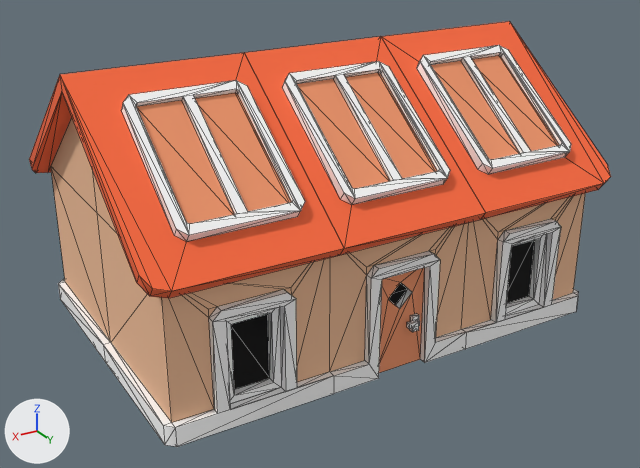
Before and after pictures for a commit that changed the glTF model assets/kenney/citysuburban/building-type-h.glb.
One viewpoint serves both versions: a camera (50 mm lens) standing at (1.151, 1.941, 1.183) and looking at (0.019, 0.054, 0.239). Lighting does not change. The marker at lower left points along +X, +Y and +Z. The older version comes first. Mesh edges are drawn as thin lines. Vertices at exactly the same position are counted once.

Objects in the first picture: 'building-type-h'.
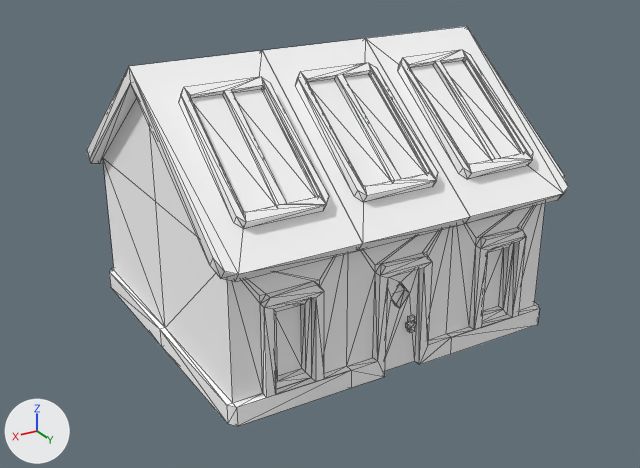
Where the change shows, as pixel boxes (x1, y1, x2, y2) in the pictures (640 x 468 px; the box of a moved part takes in the faces that stretch with it):
'building-type-h', reshaped, recoloured (lighter, 17% narrower, 6% shorter): before (29, 21, 611, 447); after (87, 26, 568, 426)
part 1 of me_building_type_h, moved or reshaped: before (417, 45, 571, 174); after (398, 50, 533, 179)
part 2 of me_building_type_h, moved or reshaped: before (282, 61, 450, 205); after (295, 63, 438, 202)
part 3 of me_building_type_h, moved or reshaped: before (122, 80, 305, 241); after (179, 77, 329, 229)
part 4 of me_building_type_h, moved or reshaped: before (226, 307, 281, 404); after (274, 299, 311, 389)
part 5 of me_building_type_h, moved or reshaped: before (410, 314, 419, 332); after (407, 315, 415, 333)
part 6 of me_building_type_h, added: after (406, 320, 416, 329)
part 7 of me_building_type_h, moved or reshaped: before (381, 21, 611, 220); after (365, 26, 568, 223)
part 8 of me_building_type_h, moved or reshaped: before (29, 53, 344, 298); after (87, 51, 363, 282)
part 9 of me_building_type_h, moved or reshaped: before (245, 37, 486, 255); after (262, 38, 470, 250)
part 10 of me_building_type_h, deleted: before (407, 320, 420, 329)
part 11 of me_building_type_h, moved or reshaped: before (51, 167, 586, 447); after (103, 158, 545, 426)

The edits, one by one:
Material 'colormap.013' (mat_colormap_013) is new.
Its base color is (1.0, 1.0, 1.0) (white #ffffff).
Its roughness is 1.0.
me_building_type_h is used by ob_building_type_h; location (0.0, 0.0, 0.0).
me_building_type_h had 458 vertices, 770 faces and spanned x -0.65..0.65, y -0.458..0.458, z 0.0..0.737.
me_building_type_h no longer uses material mat_colormap.
me_building_type_h now has 448 vertices, 770 faces and spans x -0.492..0.492, y -0.458..0.458, z 0.0..0.737.
me_building_type_h part 1: the loose piece of 40 vertices spanning x -0.55..-0.25, y 0.08..0.393, z 0.454..0.697 is scaled about the mesh origin by (0.757, 1, 1), in mat_colormap_013 (white #ffffff).
me_building_type_h part 2: the loose piece of 40 vertices spanning x -0.15..0.15, y 0.08..0.393, z 0.454..0.697 is scaled about its middle by (0.757, 1, 1), in mat_colormap_013 (white #ffffff).
me_building_type_h part 3: the loose piece of 40 vertices spanning x 0.25..0.55, y 0.08..0.393, z 0.454..0.697 is scaled about the mesh origin by (0.757, 1, 1), in mat_colormap_013 (white #ffffff).
me_building_type_h part 4: the loose piece of 12 vertices spanning x 0.33..0.47, y 0.38..0.4, z 0.05..0.27 is scaled about the mesh origin by (0.757, 1, 1), in mat_colormap_013 (white #ffffff).
me_building_type_h part 5: the loose piece of 8 vertices spanning x -0.052..-0.033, y 0.4..0.411, z 0.095..0.137 is scaled about the mesh origin by (0.757, 1, 1), in mat_colormap_013 (white #ffffff).
me_building_type_h part 6: a new loose piece, a box spanning x -0.035..-0.011, y 0.411..0.422, z 0.114..0.127, in mat_colormap_013 (white #ffffff).
me_building_type_h part 7: the loose piece of 24 vertices spanning x -0.65..-0.2, y -0.458..0.458, z 0.37..0.737 is scaled about the mesh origin by (0.757, 1, 1), in mat_colormap_013 (white #ffffff).
me_building_type_h part 8: the loose piece of 24 vertices spanning x 0.2..0.65, y -0.458..0.458, z 0.37..0.737 is scaled about the mesh origin by (0.757, 1, 1), in mat_colormap_013 (white #ffffff).
me_building_type_h part 9: the loose piece of 14 vertices spanning x -0.2..0.2, y -0.458..0.458, z 0.37..0.737 is scaled about its middle by (0.757, 1, 1), in mat_colormap_013 (white #ffffff).
me_building_type_h part 10: the loose piece of 8 vertices spanning x -0.046..-0.015, y 0.411..0.422, z 0.114..0.127 is deleted.
me_building_type_h part 11: 216 vertices removed from x -0.62..0.62, y -0.42..0.42, z 0.0..0.4; 206 vertices added at x -0.469..0.469, y -0.42..0.42, z 0.0..0.4.
Other edits to the shape of me_building_type_h do not show in these pictures.
me_building_type_h gains material mat_colormap_013 (white #ffffff).
